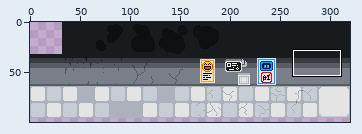
A pixel-art file gets an edit: Assets/Game/Assets/LevelTiles/LevelTiles.aseprite. Above: a wide view before the commit, with the close-up outlined.
Close-up. Old version:
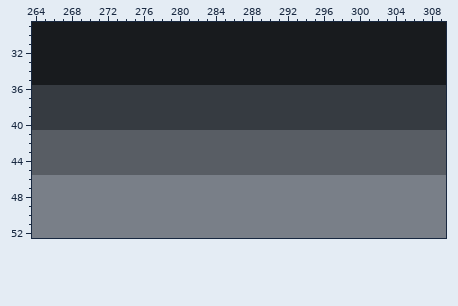
320x320 pixels, 1 frame. Shown: x 264..309, y 29..52. The wide view leaves out empty margins.
After the commit:
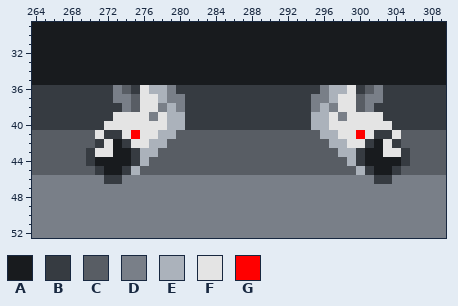
Palette (. is transparent): A #181b1e  B #363b41  C #585d64  D #797f88  E #abb2bb  F #e4e4e4  G #ff0000
From old to new:
Changed rows in their new state; - is an unchanged pixel.
Layer "Layer 2":
first column x 270:
36 ---DC-FEED----------------DEEF-CD---
37 ---DDCFFEDD--------------DDEFFCDD---
38 ----DCFFDED--------------DEDFFCD----
39 ---FFFFDFEE--------------EEFDFFFF---
40 --FFFFFFFEE--------------EEFFFFFFF--
41 -FBBFGFFEE----------------EEFFGFBBF-
42 -BFABFFEE------------------EEFFBAFB-
43 BFFAABEE--------------------EEBAAFFB
44 BAAAABE----------------------EBAAAAB
45 -BAABE------------------------EBAAB-
46 --BB----------------------------BB--
Where, in picture pixels (left, top, right, bottom), the same in both close-ups:
changed: (86, 85, 185, 184)
changed: (311, 85, 410, 184)
